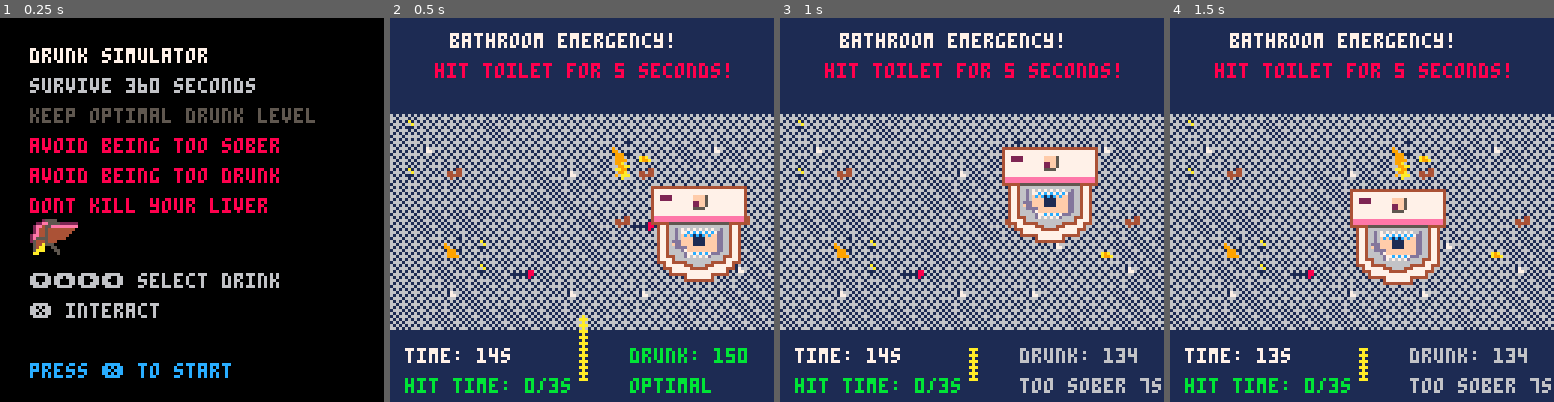
Above: before the commit, frames 1-4 (left to right).
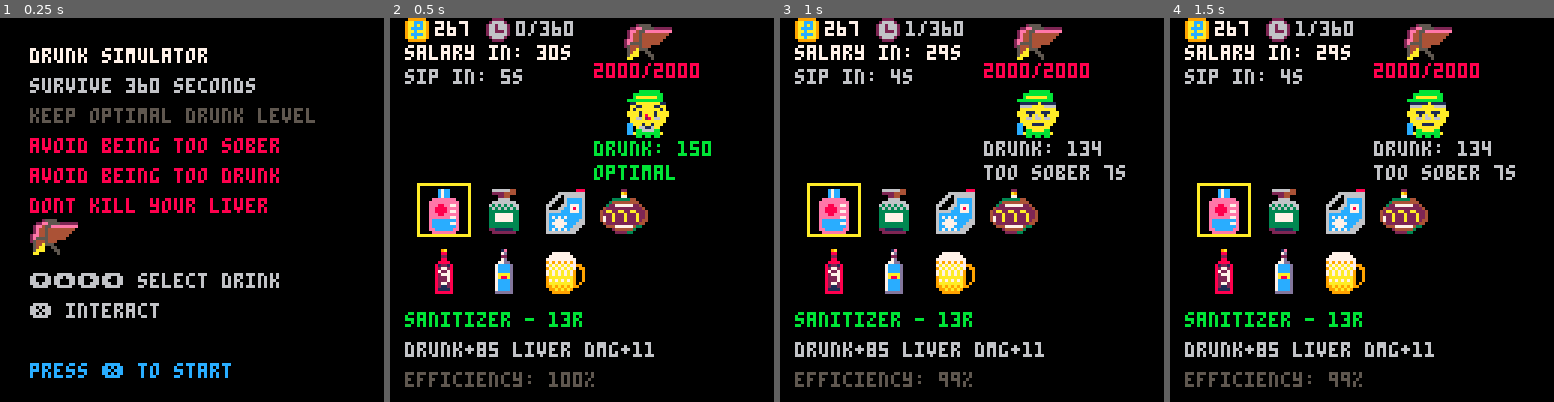
Above: after the commit, the same moments.

Repository: fritzlolpro/picopico
Game: PICO-8 cartridge carts/drunk.p8
Two runs of this game, one before a commit and one after it. Both use one fixed random seed, a clock stepped at 60 frames per second and the inputs below.
Inputs:
- Up to frame 1 (0.25 s): no input
- Up to frame 2 (0.5 s): tap X (X key) at 0.33 s
- Up to frame 3 (1 s): no input
- Up to frame 4 (1.5 s): tap X (X key) at 1.07 s

Frame 1 is identical in both runs. In frame 2, 99% of the frame differs, in the area x 0-100%, y 0-100%; in frame 3, 99%; in frame 4, 99%.

Commit message:
better states add music

Diff:
--- a/carts/drunk.p8
+++ b/carts/drunk.p8
@@ -5,8 +5,9 @@
     main_menu = 0,
     playing = 1,
     payday = 2,
-    game_over = 3,
-    win = 4
+    minigame = 3,
+    game_over = 4,
+    win = 5
 }
 -- ⬇️⬆️➡️⬅️🅾️❎
 -- Game constants
@@ -110,12 +111,13 @@
 
 function beer_effect()
     -- Diuretic effect (pause for mini-game)
-    minigame_active = true
+    minigame_timer = 0 -- Reset timer to trigger initialization
+    change_state(game_state.minigame)
 end
 
 function vodka_effect()
     -- Blackout 2 sec (controls don't work)
-    blackout_timer = 120
+    blackout_timer = 220
     -- 2 seconds at 60fps
 end
 
@@ -165,6 +167,7 @@
         intoxication = 65,
         liver_damage = 3,
         effect_chance = 0.20,
+        -- effect_chance = 1,
         effect_func = beer_effect
     },
     {
@@ -188,11 +191,53 @@
 function _init()
     -- Initialize game state
     current_state = game_state.main_menu
-end
-
-
+
+    previous_state = current_state -- Track previous state for change detection
+end
+
+-- Function called once when state changes
+function on_state_change(from_state, to_state)
+    -- This function is called exactly once when state transitions occur
+    -- Perfect place to start/stop music, play sound effects, etc.
+
+    -- Example usage:
+    -- if to_state == game_state.playing then
+    --     -- Start game music
+    -- elseif to_state == game_state.payday then
+    --     -- Play payday sound
+    -- elseif to_state == game_state.game_over then
+    --     -- Play game over sound
+    -- elseif to_state == game_state.win then
+    --     -- Play victory music
+    -- end
+    if to_state == game_state.minigame then
+        music(2)
+    end
+    if to_state == game_state.playing then
+        music(-1)
+    end
+end
+
+-- Check if state has changed and call on_state_change if needed
+function check_state_change()
+    if current_state != previous_state then
+        on_state_change(previous_state, current_state)
+        previous_state = current_state
+    end
+end
+
+-- Helper function to safely change state (optional, for convenience)
+function change_state(new_state)
+    if current_state != new_state then
+        current_state = new_state
+        -- check_state_change() will be called on next _update60()
+    end
+end
 
 function _update60()
+    -- Check for state changes
+    check_state_change()
+
     -- Handle payday state first
     if current_state == game_state.payday then
         update_payday()
@@ -262,7 +307,7 @@
         -- Check if timer expired
         if sobriety_timer >= sobriety_duration then
             -- Game over - too sober
-            current_state = game_state.game_over
+            change_state(game_state.game_over)
             game_over_reason = "sobriety is a sin"
         end
     else
@@ -285,6 +330,8 @@
         update_menu()
     elseif current_state == game_state.playing then
         update_game()
+    elseif current_state == game_state.minigame then
+        update_minigame()
     elseif current_state == game_state.game_over then
         update_game_over()
     elseif current_state == game_state.win then
@@ -324,7 +371,7 @@
 
         -- Automatic alcohol consumption every DRINKING_FREQUENCY seconds
         -- Use wasted protection mechanism
-        if total_seconds % drinking_frequency == 0 and not minigame_active and can_auto_drink() then
+        if total_seconds % drinking_frequency == 0 and current_state == game_state.playing and can_auto_drink() then
             drink_alcohol()
             drinking_animation_trigger = true -- Trigger drinking animation
         end
@@ -346,7 +393,6 @@
 hallucination_timer = 0
 liver_protection_timer = 0
 blackout_timer = 0
-minigame_active = false
 shaking_timer = 0 -- For "shaking selection" effect
 slowmotion_timer = 0 -- For slowmotion effect
 inverted_controls_timer = 0 -- For inverted controls
@@ -484,11 +530,11 @@
 function check_game_conditions()
     if liver_health <= 0 then
         -- Instant game over on liver failure
-        current_state = game_state.game_over
+        change_state(game_state.game_over)
         game_over_reason = "liver is dead"
     elseif total_seconds >= game_duration then
         -- 360 seconds passed - victory
-        current_state = game_state.win
+        change_state(game_state.win)
     end
     -- Note: too sober and critical intoxication are now handled by timer mechanisms
     -- in update_sobriety_protection() and critical_timer logic
@@ -570,7 +616,7 @@
 -- Function to trigger payday (referenced in update_time)
 function trigger_payday()
     -- Only credit salary, don't apply bonus yet
-    current_state = game_state.payday
+    change_state(game_state.payday)
 end
 
 -- Placeholder update functions
@@ -578,19 +624,13 @@
     -- Handle menu input
     if btnp(5) then
         -- X button
-        current_state = game_state.playing
+        change_state(game_state.playing)
     end
 end
 
 function update_game()
     -- Main game logic
     -- Handle drink selection, consumption, etc.
-
-    -- Check active mini-game
-    if minigame_active then
-        update_minigame()
-        return
-    end
 
     -- Handle drink selection
     handle_drink_selection()
@@ -738,14 +777,14 @@
     if toilet_hit_time >= toilet_target_time then
         -- Success - player hit continuously for required time
         liver_health += 100
-        minigame_active = false
         minigame_timer = 0
+        change_state(game_state.playing)
     elseif minigame_timer <= 0 then
         -- Failure - lose liver health
         intoxication -= 100
         liver_health -= 500
-        minigame_active = false
         minigame_timer = 0
+        change_state(game_state.playing)
     end
 end
 
@@ -765,11 +804,11 @@
         if money >= selected_bonus.cost then
             money -= selected_bonus.cost
             apply_bonus_effect(selected_bonus)
-            current_state = game_state.playing
+            change_state(game_state.playing)
         end
         -- If not enough money, just continue without bonus
         if money < selected_bonus.cost then
-            current_state = game_state.playing
+            change_state(game_state.playing)
         end
     end
 end
@@ -833,7 +872,6 @@
         inverted_controls_timer = 0
         chaotic_movement_timer = 0
         blackout_timer = 0
-        minigame_active = false
         minigame_timer = 0
         minigame_target = 0
         minigame_progress = 0
@@ -856,7 +894,7 @@
         drinking_animation_trigger = false
         drinking_animation_duration = 60
 
-        current_state = game_state.main_menu
+        change_state(game_state.main_menu)
     end
 end
 
@@ -897,7 +935,6 @@
         inverted_controls_timer = 0
         chaotic_movement_timer = 0
         blackout_timer = 0
-        minigame_active = false
         minigame_timer = 0
         minigame_target = 0
         minigame_progress = 0
@@ -915,12 +952,13 @@
         toilet_vel_y = 0
         toilet_speed = 0.8
 
-        current_state = game_state.main_menu
+        change_state(game_state.main_menu)
     end
 end
 
 function _draw()
     cls()
+
 
     if current_state == game_state.main_menu then
         draw_menu()
@@ -928,6 +966,8 @@
         draw_game()
     elseif current_state == game_state.payday then
         draw_payday()
+    elseif current_state == game_state.minigame then
+        draw_minigame()
     elseif current_state == game_state.game_over then
         draw_game_over()
         -- draw_game()
@@ -958,14 +998,9 @@
     print("❎ interact", 10, 95, 6)
     print("press ❎ to start", 10, 115, 12)
 end
-minigame_active = true
+
+
 function draw_game()
-
-    -- Check active mini-game
-    if minigame_active then
-        draw_minigame()
-        return
-    end
 
     local first_row_text_y = 1
     local first_row_sprite_y = 0
@@ -1009,7 +1044,7 @@
     print(flr(liver_health) .. "/" .. flr(base_liver_health + max_liver_bonus), 68, second_row_text_y, 8)
 
     if liver_protection_timer > 0 then
-        print("protection: " .. flr(liver_protection_timer / 60) .. "s", 5, second_row_text_y, 11)
+        print("protection: " .. flr(liver_protection_timer / 60) .. "s", 5, third_row_text_y, 11)
     end
 
     local sober_char_idle_id = 64
@@ -1180,7 +1215,7 @@
 end
 
 function draw_minigame()
-    cls(1) -- Blue background
+    cls(1)
     print("bathroom emergency!", 20, 5, 7)
     print("hit toilet for 5 seconds!", 15, 15, 8)
     map(0, 0, 0, 32, 16, 10)
@@ -1340,6 +1375,8 @@
         draw_menu()
     elseif current_state == game_state.playing then
         draw_game()
+    elseif current_state == game_state.minigame then
+        draw_minigame()
     elseif current_state == game_state.payday then
         draw_payday()
     elseif current_state == game_state.game_over then
@@ -1349,11 +1386,7 @@
     end
 end
 
-if minigame_active then
-    music(2)
-elseif not minigame_active then
-    music(-1)
-end
+
 
 __gfx__
 00000bbbbbbb0000000bbbbbbbbbb000000000000046440000000888000990000009a000000fe000007770000000000044444444444444444444444444444444
Not shown, changed: the music (__music__) section of carts/drunk.p8
Not shown, changed: the sound effects (__sfx__) section of carts/drunk.p8
